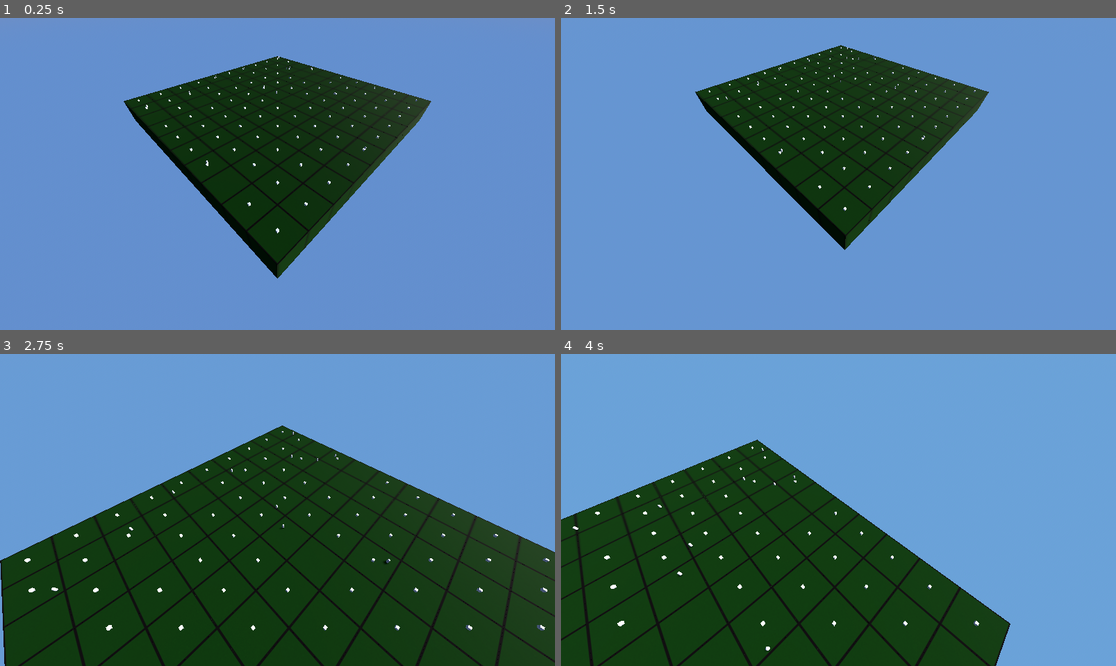
Above: before the commit, frames 1-4 (two rows, left to right).
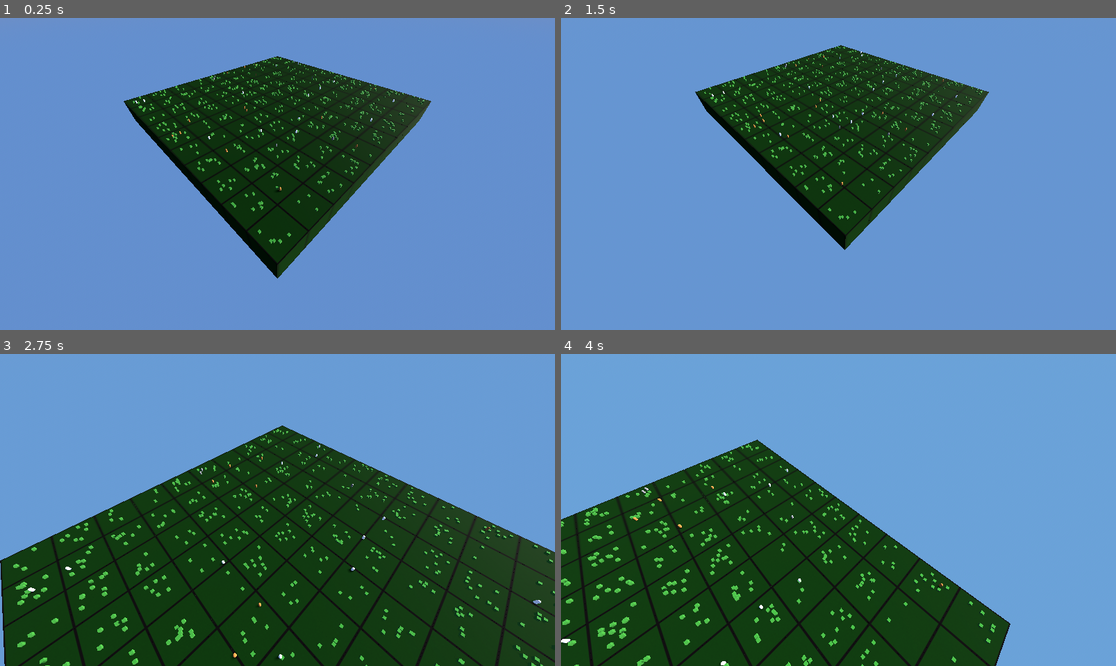
Above: after the commit, the same moments.

Repository: kyleyoung1121/TheParksDepartment
Game: Godot game, scene res://Maps/Ohio/OhioPreserve.tscn
Two runs of this game, one before a commit and one after it. Both use one fixed random seed, a clock stepped at 60 frames per second and the inputs below.
Inputs (mouse positions are in pixels of both pictures, inside the frame that each line leads up to):
- Up to frame 1 (0.25 s): no input
- Up to frame 2 (1.5 s): move the mouse to (866, 174) at 0.52 s; hold Middle mouse button (camera_move) 0.53-1.28 s; move the mouse to (810, 174) at 1.27 s; tap S (camera_move_backward) at 1.35 s
- Up to frame 3 (2.75 s): move the mouse to (288, 503) at 2.02 s; hold W (camera_move_forward) from 2.03 s (still down)
- Up to frame 4 (4 s): move the mouse to (832, 516) at 2.77 s; release W (camera_move_forward) at 2.78 s; tap A (camera_move_left) at 2.85 s; move the mouse to (877, 513) at 3.52 s; hold D (camera_move_right) from 3.53 s (still down)

The runs differ from the first frame. In frame 1, 1.2% of the frame differs, in the area x 23-77%, y 12-73%; in frame 2, 1.0%; in frame 3, 2.5%, in the area x 2-100%, y 24-100%; in frame 4, 2.2%.

Commit message:
Added animal reproduction

Diff:
--- a/theparkdepartment/Entities/Animals/Deer/Deer.tscn
+++ b/theparkdepartment/Entities/Animals/Deer/Deer.tscn
@@ -1,6 +1,16 @@
-[gd_scene load_steps=2 format=3 uid="uid://gol04457fdh6"]
+[gd_scene load_steps=4 format=3 uid="uid://gol04457fdh6"]
 
 [ext_resource type="PackedScene" uid="uid://djuod3fskf5cl" path="res://Entities/Animals/TemplateAnimal/TemplateAnimal.tscn" id="1_4cxpb"]
 
+[sub_resource type="StandardMaterial3D" id="StandardMaterial3D_5dima"]
+albedo_color = Color(0.523609, 0.314305, 0.0905729, 1)
+
+[sub_resource type="CapsuleMesh" id="CapsuleMesh_y53uu"]
+material = SubResource("StandardMaterial3D_5dima")
+
 [node name="Deer" instance=ExtResource("1_4cxpb")]
 species = "Deer"
+self_scene_path = "res://Entities/Animals/Deer/Deer.tscn"
+
+[node name="MeshInstance3D" parent="." index="1"]
+mesh = SubResource("CapsuleMesh_y53uu")
--- a/theparkdepartment/Entities/Animals/EasternWolf/EasternWolf.tscn
+++ b/theparkdepartment/Entities/Animals/EasternWolf/EasternWolf.tscn
@@ -1,6 +1,16 @@
-[gd_scene load_steps=2 format=3 uid="uid://usgvliaqivul"]
+[gd_scene load_steps=4 format=3 uid="uid://usgvliaqivul"]
 
 [ext_resource type="PackedScene" uid="uid://djuod3fskf5cl" path="res://Entities/Animals/TemplateAnimal/TemplateAnimal.tscn" id="1_uch52"]
 
+[sub_resource type="StandardMaterial3D" id="StandardMaterial3D_fh28u"]
+albedo_color = Color(0.366595, 0.366595, 0.366595, 1)
+
+[sub_resource type="CapsuleMesh" id="CapsuleMesh_8q1xo"]
+material = SubResource("StandardMaterial3D_fh28u")
+
 [node name="EasternWolf" instance=ExtResource("1_uch52")]
 species = "EasternWolf"
+self_scene_path = "res://Entities/Animals/EasternWolf/EasternWolf.tscn"
+
+[node name="MeshInstance3D" parent="." index="1"]
+mesh = SubResource("CapsuleMesh_8q1xo")
--- a/theparkdepartment/Entities/Animals/Rabbit/Rabbit.tscn
+++ b/theparkdepartment/Entities/Animals/Rabbit/Rabbit.tscn
@@ -1,6 +1,15 @@
-[gd_scene load_steps=2 format=3 uid="uid://bcp1t20xuqpug"]
+[gd_scene load_steps=4 format=3 uid="uid://bcp1t20xuqpug"]
 
 [ext_resource type="PackedScene" uid="uid://djuod3fskf5cl" path="res://Entities/Animals/TemplateAnimal/TemplateAnimal.tscn" id="1_vnkou"]
 
+[sub_resource type="StandardMaterial3D" id="StandardMaterial3D_64obp"]
+
+[sub_resource type="CapsuleMesh" id="CapsuleMesh_cdagf"]
+material = SubResource("StandardMaterial3D_64obp")
+
 [node name="Rabbit" instance=ExtResource("1_vnkou")]
 species = "Rabbit"
+self_scene_path = "res://Entities/Animals/Rabbit/Rabbit.tscn"
+
+[node name="MeshInstance3D" parent="." index="1"]
+mesh = SubResource("CapsuleMesh_cdagf")
--- a/theparkdepartment/Entities/Animals/TemplateAnimal/TemplateAnimal.gd
+++ b/theparkdepartment/Entities/Animals/TemplateAnimal/TemplateAnimal.gd
@@ -2,16 +2,16 @@
 
 
 # Animal variables; export the ones that we want to tweak in the editor
-@export var animal_name: String
 @export var species: String
 @export var speed = 5.0
 @export var movement_random_variation: float
-@export var gender: String
-@export var eating_distance: float = 5.0
+@export var eating_distance: float = 2.0
 # TODO: Work out how to handle reproduction. Do we just spawn another copy of this scene?
-@export var self_scene = null
-
+@export var self_scene_path: String
+
+var animal_name: String
 var age: int
+var gender: String
 var animal_position: Vector2
 var max_hunger: int
 var hunger: int
@@ -45,23 +45,35 @@
 	prey_organisms = OhioEcosystemData.animals_species_data[species]["prey_organisms"]
 
 	# Set initial conditions
-	hunger = max_hunger
-	reproduction_timer = reproduction_cooldown
-	age = 0
-
-	# Unless explicitly set, randomly assign gender
-	if gender == null:
-		gender = "Male" if randi() % 2 == 0 else "Female"
+	hunger = get_random_portion(max_hunger, "majority")
+	reproduction_timer = get_random_portion(reproduction_cooldown, "majority")
+	age = 0 + get_random_portion(max_age, "minority")
+	speed *= randf_range(0.8, 1.2)
+
+	# Randomly assign gender
+	gender = "Male" if randi() % 2 == 0 else "Female"
 
 	# TODO: Determine how distance works. Maybe 1 eye_sight = 1/4 grid?
 	adjusted_eye_sight = eye_sight * OhioEcosystemData.grid_scale * 0.25
 	adjusted_eating_distance = eating_distance * OhioEcosystemData.grid_scale * 0.25
 
 
+func get_random_portion(value, setting):
+	var rough_forth = int(reproduction_cooldown/4)
+	if rough_forth == 0:
+		rough_forth = 1
+
+	if setting == "majority":
+		# Return somewhere between 100% and 75% of the original value
+		return value - (randi() % rough_forth)
+	else:
+		# Return somewhere between 0% and 25%
+		return (randi() % rough_forth)
+
 func _physics_process(delta):
 	# Add the gravity.
-	if not is_on_floor():
-		velocity += get_gravity() * delta
+	#if not is_on_floor():
+		#velocity += get_gravity() * delta
 
 	# TODO: Verify that the following code moves the animal towards its desired location
 	# Determine what direction the animal wants to move in
@@ -105,7 +117,7 @@
 			if position.distance_to(food_consideration.position) <= adjusted_eating_distance:
 				hunger = min(hunger + OhioEcosystemData.plants_species_data[food_consideration.species]["nutrition"], max_hunger)
 				food_consideration.consumed()
-				print(animal_name, " ate ", food_consideration.plant_name)
+				#print(animal_name, " ate ", food_consideration.plant_name)
 				return true
 	for food_consideration in get_tree().get_nodes_in_group("animals"):
 		# Only consider eating known prey_organisms
@@ -114,7 +126,7 @@
 			if position.distance_to(food_consideration.position) <= adjusted_eating_distance:
 				hunger = min(hunger + OhioEcosystemData.animals_species_data[food_consideration.species]["nutrition"], max_hunger)
 				food_consideration.consumed()
-				print(animal_name, " ate ", food_consideration.animal_name)
+				#print(animal_name, " ate ", food_consideration.animal_name)
 				return true
 
 
@@ -132,41 +144,58 @@
 
 
 func consumed():
-	print(animal_name + " was deleted!!")
 	queue_free()
 
 
-func reproduce(count: int):
-	var baby_organism = self_scene
-	baby_organism.init(position, species.to_lower() + "_" + str(count))
-	print("Baby ", species, " created with name: ", baby_organism.animal_name)
-	return baby_organism
+func reproduce(count):
+	# Get the parent scene so we can add the new instance to it
+	var parent = get_parent()
+	assert(not parent == null)
+
+	# Create a new instance of the current scene
+	var new_animal = load(self_scene_path).instantiate()
+
+	# Set position near the original animal
+	new_animal.position = position + Vector3(randf_range(-1, 1), 0, randf_range(-1, 1))
+
+	# Add the new instance to the scene
+	parent.add_child(new_animal)
 
 
 func search_for_need():
 	if gender == "Male" and hunger > max_hunger * 0.5:
 		for animal in get_tree().get_nodes_in_group("animals"):
-			if animal.species == species and animal.gender == "Female" and animal.reproduction_timer <= 2:
+			if animal.species == species and animal.gender == "Female" and animal.reproduction_timer <= 1:
 				if position.distance_to(animal.position) <= adjusted_eye_sight:
 					set_desired_position(animal.position)
 					return
 
+	# Otherwise, search for food
+	# If this animal eats meat, look for animals
+	if diet_type == "Carnivore" or diet_type == "Omnivore":
+		for animal in get_tree().get_nodes_in_group("animals"):
+			if animal.position.distance_to(position) <= adjusted_eye_sight and animal.species in prey_organisms:
+				set_desired_position(animal.position)
+				return
+
+	# If this animal eats plants, look for plants
+	if diet_type == "Herbivore" or diet_type == "Omnivore":
+		for plant in get_tree().get_nodes_in_group("plants"):
+			if plant.position.distance_to(position) <= adjusted_eye_sight and plant.species in prey_organisms:
+				set_desired_position(plant.position)
+				return
+
+	# If no mate or food is found, choose randomly
+	var pathing_choice = randi() % 3
+	# 1/3 of the time, go somewhere random
+	if pathing_choice == 0:
+		set_random_destination()
+	# 1/3 of the time, stay put
+	elif pathing_choice == 1:
+		desired_position = position
+	# 1/3 of the time, continue towards last desired position
 	else:
-		# Search for food
-		# If this animal eats meat, look for animals
-		if diet_type == "Carnivore" or diet_type == "Omnivore":
-			for animal in get_tree().get_nodes_in_group("animals"):
-				if animal.position.distance_to(position) <= adjusted_eye_sight and animal.species in prey_organisms:
-					set_desired_position(animal.position)
-					return
-
-		# If this animal eats plants, look for plants
-		if diet_type == "Herbivore" or diet_type == "Omnivore":
-			for plant in get_tree().get_nodes_in_group("plants"):
-				if plant.position.distance_to(position) <= adjusted_eye_sight and plant.species in prey_organisms:
-					set_desired_position(plant.position)
-					return
-
+		pass
 
 func move():
 	if decide_to_move():
@@ -190,16 +219,27 @@
 	# Reproduce if conditions are right
 	elif gender == "Female" and reproduction_timer <= 0:
 		for animal in get_tree().get_nodes_in_group("animals"):
-			if animal.species == species and animal.position == position and animal.gender != gender:
+			if animal.species == species and position.distance_to(animal.position) and animal.gender != gender:
 				print(animal_name, " and ", animal.animal_name, " reproducing at ", position)
 				reproduction_timer = reproduction_cooldown
-				var new_animal = reproduce(OhioEcosystemData.animal_species_data[species]["count"])
-				OhioEcosystemData.animal_species_data[species]["count"] += 1
-				# TODO: add the new animal to the scene
+				reproduce(OhioEcosystemData.animals_species_data[species]["count"])
+				OhioEcosystemData.animals_species_data[species]["count"] += 1
+				break
+
+
+func set_random_destination():
+	var desired_x = (randi() % OhioEcosystemData.grid_size) * OhioEcosystemData.grid_scale
+	var desired_z = (randi() % OhioEcosystemData.grid_size) * OhioEcosystemData.grid_scale
+	desired_x += randf_range(-8, 8)
+	desired_z += randf_range(-8, 8)
+	desired_position = Vector3(desired_x, 0, desired_z)
 
 
 # Position the entity based on a 2d grid
 # Note: we set position.z because in 3d, y refers to up/down
 func set_grid_position(grid_position: Vector2):
 	position.x = grid_position.x * OhioEcosystemData.grid_scale
+	position.x += randf_range(-5, 5)
 	position.z = grid_position.y * OhioEcosystemData.grid_scale
+	position.z += randf_range(-5, 5)
+	set_random_destination()
--- a/theparkdepartment/Entities/Animals/TemplateAnimal/TemplateAnimal.tscn
+++ b/theparkdepartment/Entities/Animals/TemplateAnimal/TemplateAnimal.tscn
@@ -1,22 +1,10 @@
-[gd_scene load_steps=5 format=3 uid="uid://djuod3fskf5cl"]
+[gd_scene load_steps=2 format=3 uid="uid://djuod3fskf5cl"]
 
 [ext_resource type="Script" path="res://Entities/Animals/TemplateAnimal/TemplateAnimal.gd" id="1_nv8li"]
-
-[sub_resource type="CapsuleShape3D" id="CapsuleShape3D_f48ef"]
-
-[sub_resource type="StandardMaterial3D" id="StandardMaterial3D_rsnr7"]
-albedo_color = Color(0.497474, 0.497474, 0.497474, 1)
-
-[sub_resource type="CapsuleMesh" id="CapsuleMesh_pql27"]
-material = SubResource("StandardMaterial3D_rsnr7")
 
 [node name="TemplateAnimal" type="CharacterBody3D" groups=["animals"]]
 transform = Transform3D(1, 0, 0, 0, 1, 0, 0, 0, 1, 0, 1, 0)
 script = ExtResource("1_nv8li")
-movement_random_variation = 10.0
-
-[node name="CollisionShape3D" type="CollisionShape3D" parent="."]
-shape = SubResource("CapsuleShape3D_f48ef")
+movement_random_variation = 3.0
 
 [node name="MeshInstance3D" type="MeshInstance3D" parent="."]
-mesh = SubResource("CapsuleMesh_pql27")
--- a/theparkdepartment/Entities/Plants/Grass/grass.tscn
+++ b/theparkdepartment/Entities/Plants/Grass/grass.tscn
@@ -1,8 +1,15 @@
-[gd_scene load_steps=2 format=3 uid="uid://d1cqu5275prmf"]
+[gd_scene load_steps=4 format=3 uid="uid://d1cqu5275prmf"]
 
-[ext_resource type="PackedScene" uid="uid://bppcoqbsaofmh" path="res://Entities/Plants/TemplatePlant/TemplatePlant.tscn" id="1_25pk6"]
+[ext_resource type="PackedScene" uid="uid://bppcoqbsaofmh" path="res://Entities/Plants/TemplatePlant/TemplatePlant.tscn" id="1_tdtwy"]
 
-[node name="Grass" instance=ExtResource("1_25pk6")]
+[sub_resource type="StandardMaterial3D" id="StandardMaterial3D_vqyaw"]
+albedo_color = Color(0.10362, 0.3703, 0.0611114, 1)
+
+[sub_resource type="BoxMesh" id="BoxMesh_eh8cm"]
+material = SubResource("StandardMaterial3D_vqyaw")
+
+[node name="Grass" instance=ExtResource("1_tdtwy")]
+mesh = SubResource("BoxMesh_eh8cm")
 species = "Grass"
 max_age = 30
 reproduction_cooldown = 15
--- a/theparkdepartment/Entities/Plants/TemplatePlant/TemplatePlant.gd
+++ b/theparkdepartment/Entities/Plants/TemplatePlant/TemplatePlant.gd
@@ -1,8 +1,7 @@
-extends CharacterBody3D
+extends MeshInstance3D
 
 
 # Plant variables; export the ones that we want to tweak in the editor
-@export var plant_name: String
 @export var species: String
 @export var max_age: int
 @export var gender: String
@@ -11,6 +10,7 @@
 # TODO: Work out how to handle reproduction. Do we just spawn another copy of this scene?
 @export var self_scene = null
 
+var plant_name: String
 var age: int
 var plant_position: Vector2
 var reproduction_timer: int
@@ -61,4 +61,6 @@
 # Note: we set position.z because in 3d, y refers to up/down
 func set_grid_position(grid_position: Vector2):
 	position.x = grid_position.x * OhioEcosystemData.grid_scale
+	position.x += randf_range(-5, 5)
 	position.z = grid_position.y * OhioEcosystemData.grid_scale
+	position.z += randf_range(-5, 5)
--- a/theparkdepartment/Entities/Plants/TemplatePlant/TemplatePlant.tscn
+++ b/theparkdepartment/Entities/Plants/TemplatePlant/TemplatePlant.tscn
@@ -1,17 +1,10 @@
-[gd_scene load_steps=4 format=3 uid="uid://bppcoqbsaofmh"]
+[gd_scene load_steps=3 format=3 uid="uid://bppcoqbsaofmh"]
 
 [ext_resource type="Script" path="res://Entities/Plants/TemplatePlant/TemplatePlant.gd" id="1_vil0x"]
 
-[sub_resource type="BoxShape3D" id="BoxShape3D_l3hka"]
+[sub_resource type="BoxMesh" id="BoxMesh_0bmws"]
 
-[sub_resource type="BoxMesh" id="BoxMesh_kmb3t"]
-
-[node name="TemplatePlant" type="CharacterBody3D" groups=["plants"]]
+[node name="TemplatePlant" type="MeshInstance3D" groups=["plants"]]
 transform = Transform3D(1, 0, 0, 0, 1, 0, 0, 0, 1, 0, 0.5, 0)
+mesh = SubResource("BoxMesh_0bmws")
 script = ExtResource("1_vil0x")
-
-[node name="CollisionShape3D" type="CollisionShape3D" parent="."]
-shape = SubResource("BoxShape3D_l3hka")
-
-[node name="MeshInstance3D" type="MeshInstance3D" parent="."]
-mesh = SubResource("BoxMesh_kmb3t")
--- a/theparkdepartment/Maps/Ohio/OhioEcosystemData.gd
+++ b/theparkdepartment/Maps/Ohio/OhioEcosystemData.gd
@@ -10,34 +10,34 @@
 var animals_species_data = {
 	"Deer": {
 		"count": 0,
-		"reproduction_cooldown": 10,
-		"max_hunger": 5,
-		"eye_sight": 4,
-		"movement_chance": 1,
+		"reproduction_cooldown": 4,
+		"max_hunger": 10,
+		"eye_sight": 8,
+		"movement_chance": 0.6,
 		"max_age": 15,
-		"nutrition" : 5,
+		"nutrition" : 10,
 		"diet_type": "Herbivore",
 		"prey_organisms": ["Grass"],
 	},
 	"Rabbit": {
 		"count": 0,
-		"reproduction_cooldown": 8,
-		"max_hunger": 5,
-		"eye_sight": 3,
-		"movement_chance": 1,
+		"reproduction_cooldown": 3,
+		"max_hunger": 10,
+		"eye_sight": 6,
+		"movement_chance": 0.8,
 		"max_age": 10,
-		"nutrition" : 3,
+		"nutrition" : 7,
 		"diet_type": "Herbivore",
 		"prey_organisms": ["Grass"],
 	},
 	"EasternWolf": {
 		"count": 0,
-		"reproduction_cooldown": 12,
-		"max_hunger": 5,
-		"eye_sight": 6,
-		"movement_chance": 1,
+		"reproduction_cooldown": 6,
+		"max_hunger": 10,
+		"eye_sight": 12,
+		"movement_chance": 0.7,
 		"max_age": 20,
-		"nutrition" : 1,
+		"nutrition" : 6,
 		"diet_type": "Carnivore",
 		"prey_organisms": ["Deer", "Rabbit"],
 	}
@@ -46,6 +46,6 @@
 var plants_species_data = {
 	"Grass": {
 		"count": 0,
-		"nutrition": 1,
+		"nutrition": 5,
 	}
 }
--- a/theparkdepartment/Maps/Ohio/OhioEcosystemSimulationHandler.gd
+++ b/theparkdepartment/Maps/Ohio/OhioEcosystemSimulationHandler.gd
@@ -7,20 +7,30 @@
 var wolf_scene = load("res://Entities/Animals/EasternWolf/EasternWolf.tscn")
 
 
+func _input(event):
+	if event.is_action_pressed("ui_cancel"):  # Default "Escape" action
+		if Input.get_mouse_mode() == Input.MOUSE_MODE_CAPTURED:
+			Input.set_mouse_mode(Input.MOUSE_MODE_VISIBLE)  # Release the mouse
+		else:
+			Input.set_mouse_mode(Input.MOUSE_MODE_CAPTURED)  # Recapture the mouse
+
+
 func initialize_ecosystem():
 	# Add 1 plant in every spot in our grid
 	for i in range(OhioEcosystemData.grid_size):
 		for j in range(OhioEcosystemData.grid_size):
-			# Create a new instance of our grass scene.
-			var new_plant = grass_scene.instantiate()
-			new_plant.set_grid_position(Vector2(i,j))
-			new_plant.plant_name = "grass_" + str(OhioEcosystemData.plants_species_data["Grass"]["count"])
-			add_child(new_plant)
-			# Keep track of population in the global Ohio data
-			OhioEcosystemData.plants_species_data["Grass"]["count"] += 1
+			var plant_quantity = randi_range(3,10)
+			for k in range(plant_quantity):
+				# Create a new instance of our grass scene.
+				var new_plant = grass_scene.instantiate()
+				new_plant.set_grid_position(Vector2(i,j))
+				new_plant.plant_name = "grass_" + str(OhioEcosystemData.plants_species_data["Grass"]["count"])
+				add_child(new_plant)
+				# Keep track of population in the global Ohio data
+				OhioEcosystemData.plants_species_data["Grass"]["count"] += 1
 
 	# Add 5 deer
-	for i in range(5):
+	for i in range(15):
 		var new_deer = deer_scene.instantiate()
 		new_deer.set_grid_position(Vector2(randi() % OhioEcosystemData.grid_size, randi() % OhioEcosystemData.grid_size))
 		new_deer.animal_name = "deer_" + str(OhioEcosystemData.animals_species_data["Deer"]["count"])
@@ -28,7 +38,7 @@
 		OhioEcosystemData.animals_species_data["Deer"]["count"] += 1
 
 	# Add 5 rabbits
-	for i in range(5):
+	for i in range(15):
 		var new_rabbit = rabbit_scene.instantiate()
 		new_rabbit.set_grid_position(Vector2(randi() % OhioEcosystemData.grid_size, randi() % OhioEcosystemData.grid_size))
 		new_rabbit.animal_name = "rabbit_" + str(OhioEcosystemData.animals_species_data["Rabbit"]["count"])
--- a/theparkdepartment/project.godot
+++ b/theparkdepartment/project.godot
@@ -17,6 +17,10 @@
 [autoload]
 
 OhioEcosystemData="*res://Maps/Ohio/OhioEcosystemData.gd"
+
+[display]
+
+window/size/mode=2
 
 [input]
 
